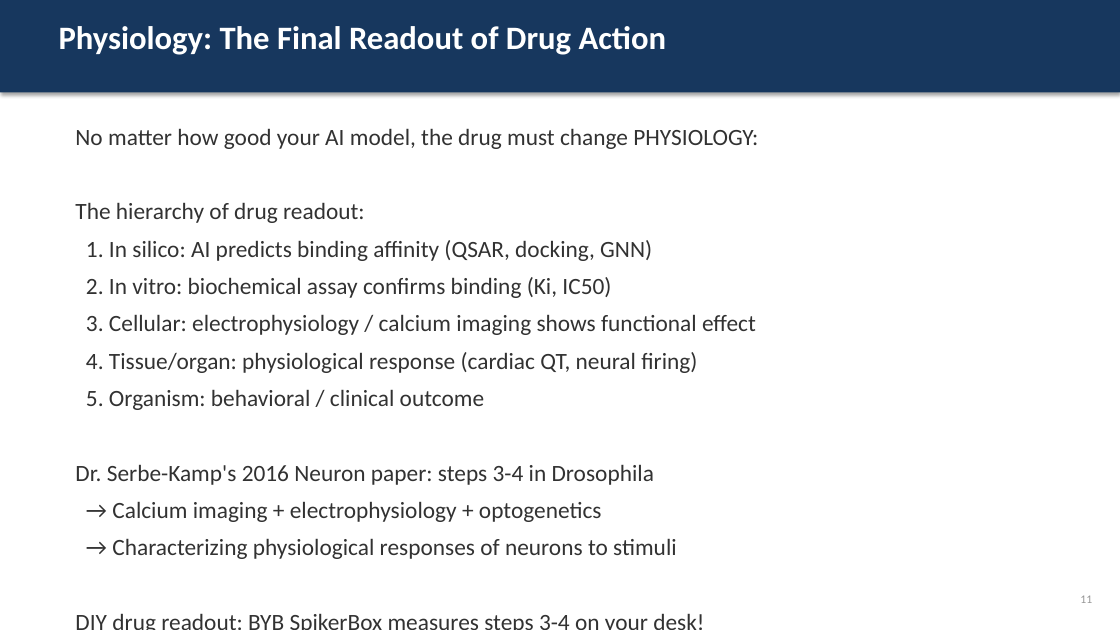
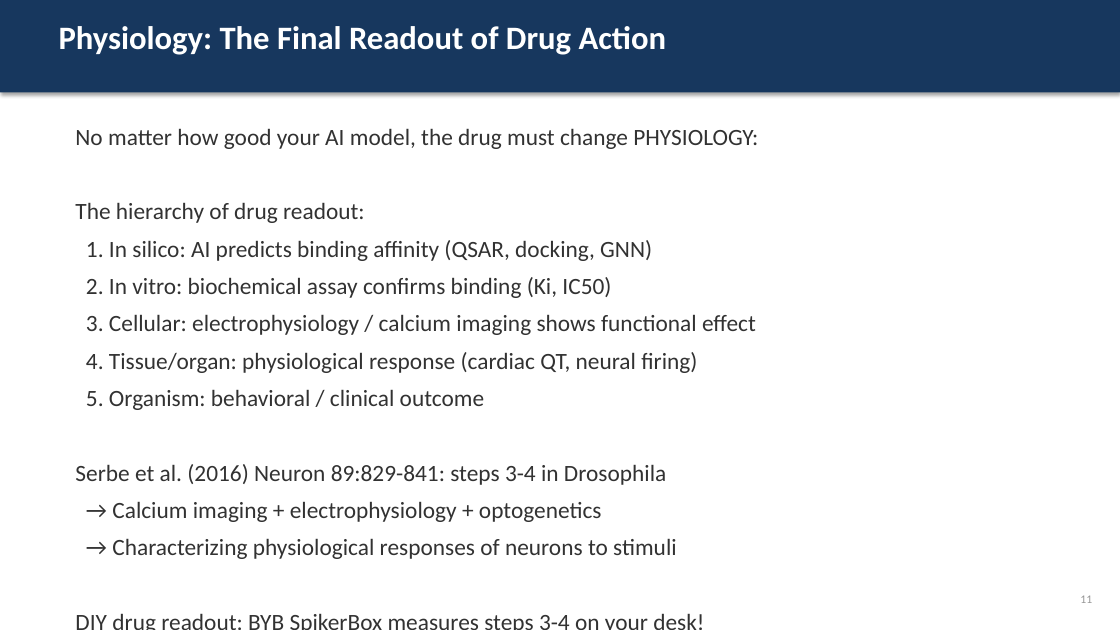
Before and after one commit to officialprateekmethwani-coder/AI-Drug-Discovery, a slide deck: slide 11 of day1_introduction/slides.pptx. Drawn at 1120x630 pixels with LibreOffice and Linux fonts; fonts in the diff are those of the drawing. Boxes give left, top, right and bottom in pixels: in the first picture for what was removed or moved away, otherwise in the second. Text is boxed around its words. In the diff, an @@ line names an element or a change of style, - is before the commit and + after.

```diff
--- a/day1_introduction/slides.pptx
+++ b/day1_introduction/slides.pptx
@@ text at (75, 464, 666, 485): text changed @@
-Dr. Serbe-Kamp's 2016 Neuron paper: steps 3-4 in Drosophila
+Serbe et al. (2016) Neuron 89:829-841: steps 3-4 in Drosophila
```
Also in this commit, not shown: 4 other slides changed, 5 other files.
